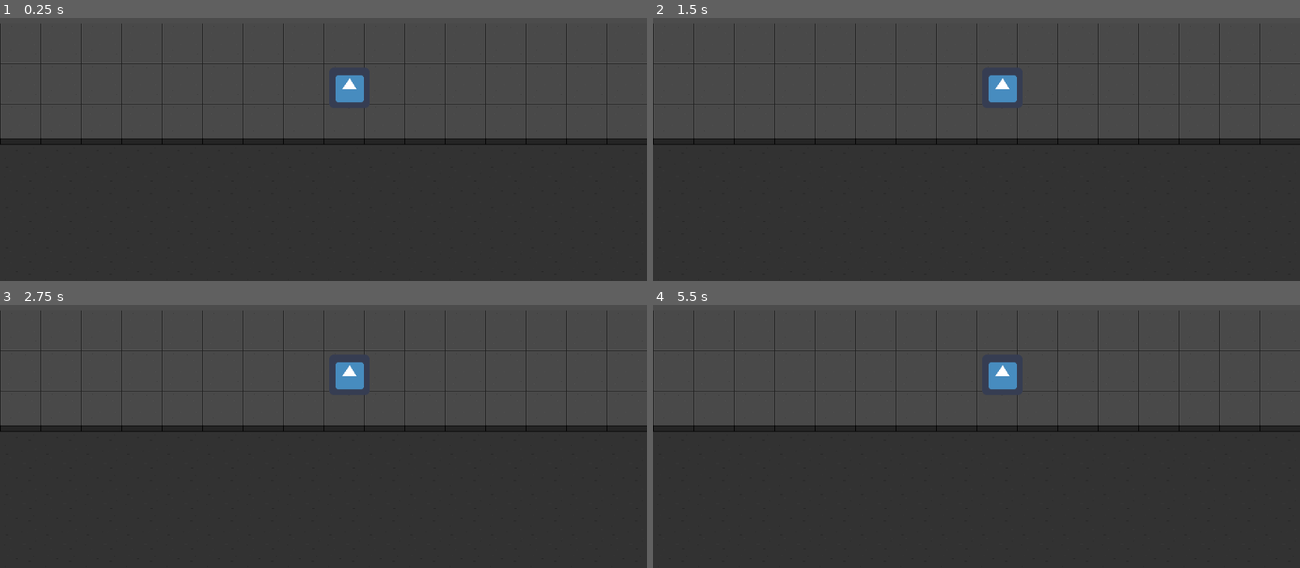
Above: before the commit, frames 1-4 (two rows, left to right).
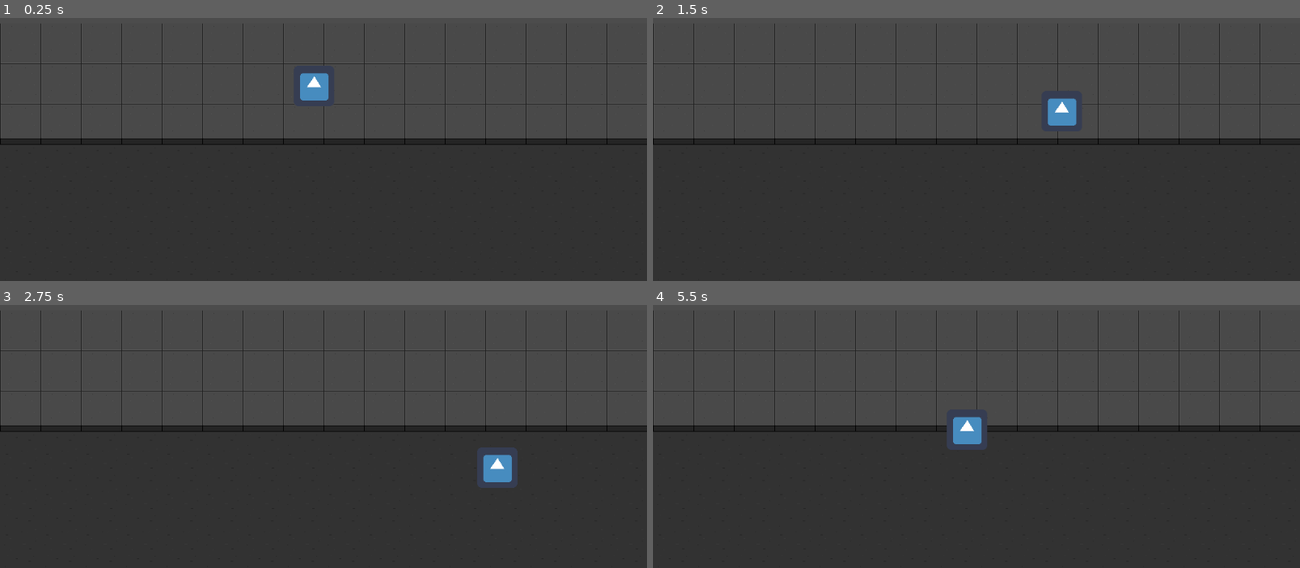
Above: after the commit, the same moments.

Repository: XummukProgrammer/MiniPayday
Game: Godot game, scene res://scenes/main.tscn
The game is run twice, just before and just after one commit, with the same random seed, the same clock (stepped at 60 frames per second) and the same inputs. The engine's default icon, where the game draws it, is replaced by a stand-in: a white triangle on a blue panel in a dark square.
Inputs:
- Up to frame 1 (0.25 s): no input
- Up to frame 2 (1.5 s): tap Enter at 0.5 s; hold Right (ui_right) 0.53-1.28 s; hold Down (ui_down) from 1.28 s (still down)
- Up to frame 3 (2.75 s): release Down (ui_down) at 2.03 s; hold Right (ui_right) from 2.03 s (still down)
- Up to frame 4 (5.5 s): release Right (ui_right) at 2.78 s; hold Up (ui_up) 2.78-3.53 s; hold Left (ui_left) 3.53-5.03 s; hold Down (ui_down) from 5.03 s (still down)

The runs differ from the first frame. In frame 1, 1.0% of the frame differs, in the area x 45-58%, y 18-35%; in frame 2, 1.0%; in frame 3, 1.5%, in the area x 50-80%, y 18-70%; in frame 4, 1.3%.

Commit message:
Добавлено передвижение персонажа

Diff:
--- a/scenes/main.tscn
+++ b/scenes/main.tscn
@@ -1,6 +1,6 @@
 [gd_scene load_steps=3 format=2]
 
-[ext_resource path="res://icon.png" type="Texture" id=1]
+[ext_resource path="res://scenes/player.tscn" type="PackedScene" id=1]
 [ext_resource path="res://resources/tilesets/tilesets_01.tres" type="TileSet" id=2]
 
 [node name="Node2D" type="Node2D"]
@@ -10,6 +10,5 @@
 format = 1
 tile_data = PoolIntArray( 196608, 1, 0, 196609, 1, 0, 196610, 1, 0, 196611, 1, 0, 196612, 1, 0, 196613, 1, 0, 196614, 1 …(1475 unchanged characters)…
 
-[node name="Sprite" type="Sprite" parent="."]
-position = Vector2( 553, 294 )
-texture = ExtResource( 1 )
+[node name="player" parent="." instance=ExtResource( 1 )]
+position = Vector2( 497, 291 )
--- /dev/null
+++ b/scenes/player.tscn
@@ -0,0 +1,16 @@
+[gd_scene load_steps=4 format=2]
+
+[ext_resource path="res://icon.png" type="Texture" id=1]
+[ext_resource path="res://scripts/player.gd" type="Script" id=2]
+
+[sub_resource type="RectangleShape2D" id=1]
+extents = Vector2( 32, 32 )
+
+[node name="KinematicBody2D" type="KinematicBody2D"]
+script = ExtResource( 2 )
+
+[node name="Sprite" type="Sprite" parent="."]
+texture = ExtResource( 1 )
+
+[node name="CollisionShape2D" type="CollisionShape2D" parent="."]
+shape = SubResource( 1 )
--- /dev/null
+++ b/scripts/player.gd
@@ -0,0 +1,22 @@
+extends KinematicBody2D
+
+const SPEED = 200
+
+var velocity = Vector2()
+
+func _physics_process(delta):
+	if Input.is_action_pressed("ui_left"):
+		velocity.x = -SPEED
+	elif Input.is_action_pressed("ui_right"):
+		velocity.x = SPEED
+	else:
+		velocity.x = 0
+
+	if Input.is_action_pressed("ui_up"):
+		velocity.y = -SPEED
+	elif Input.is_action_pressed("ui_down"):
+		velocity.y = SPEED
+	else:
+		velocity.y = 0
+
+	move_and_slide(velocity, Vector2(0, -1))
